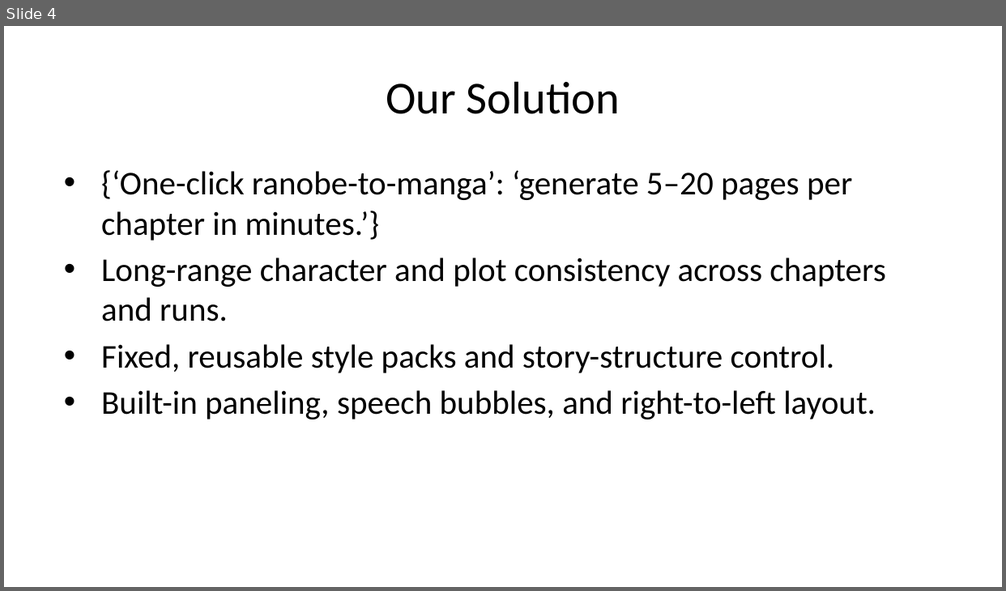
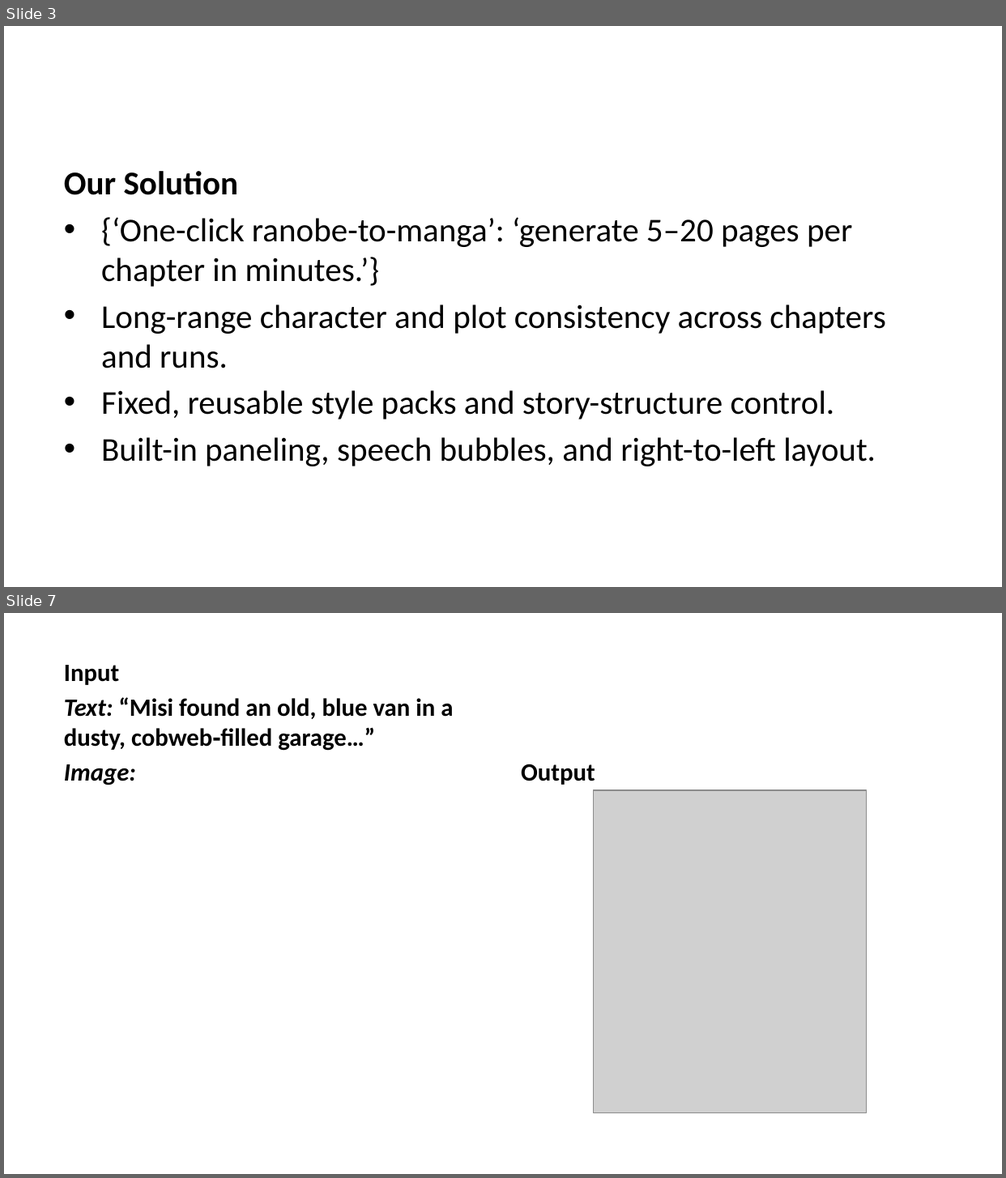
Before and after one commit to comics-factory/pitch-deck, a slide deck: dist/ai-storybook-investor.pptx. Shown one above the other, each under a label of ours: slide 4 before the commit, slides 3 and 7 after it; the slides between them are not shown. The pictures are 1006x591 and 1006x1178 pixels, drawn with LibreOffice and Linux fonts; fonts in the diff are those of the drawing; grey boxes stand for pictures. Boxes give left, top, right and bottom in pixels: in the first picture for what was removed or moved away, otherwise in the second. Text is boxed around its words. In the diff, an @@ line names an element or a change of style, - is before the commit and + after.

```diff
--- a/dist/ai-storybook-investor.pptx
+++ b/dist/ai-storybook-investor.pptx
@@ slide 7 added at bbox=[4, 613, 1002, 1174], background #FFFFFF @@
@@ text added at bbox=[64, 697, 453, 786], 18 pt, text #000000, bold @@
+Input
+Text: “Misi found an old, blue van in a dusty, cobweb‑filled garage…”
+Image:
@@ text added at bbox=[521, 764, 595, 785], 18 pt, text #000000, bold @@
+Output
@@ picture added at bbox=[593, 790, 866, 1114] @@
@@ what was slide 4 is now slide 3 @@
@@ slide 3 changed as well @@
@@ title removed at bbox=[386, 81, 620, 114] @@
-Our Solution
@@ text at bbox=[64, 171, 239, 195]: paragraph added @@
+Our Solution
```
Also in this commit, not shown: 8 other slides changed, 3 other slides added, 2 slides removed, 36 other files.
